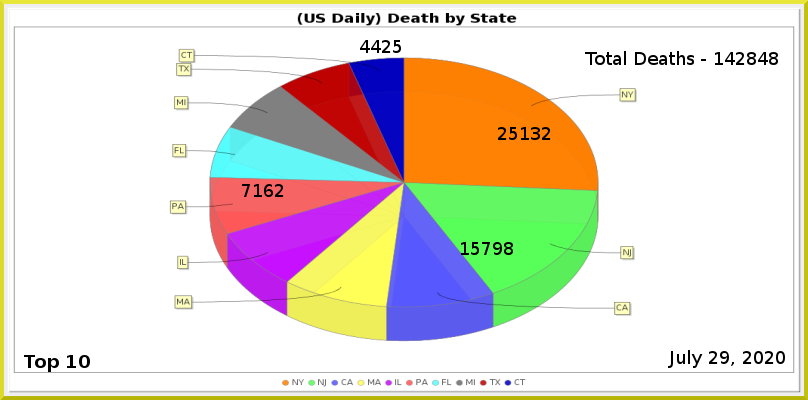
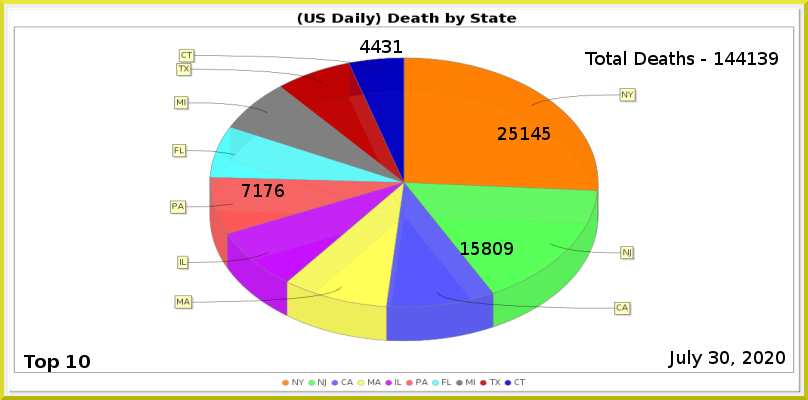
Layer changes from the first 808px x 400px image to the second:
painted on "Least" over [382, 40, 402, 53]
painted on "PA" over [264, 184, 284, 197]
painted on "NJ" over [482, 242, 513, 255]
painted on "NY" over [531, 127, 551, 140]
renamed "Total Deaths - 142848" to "Total Deaths - 144139", painted on it over [736, 52, 778, 65]
painted on "Current Date" over [709, 351, 729, 364]
